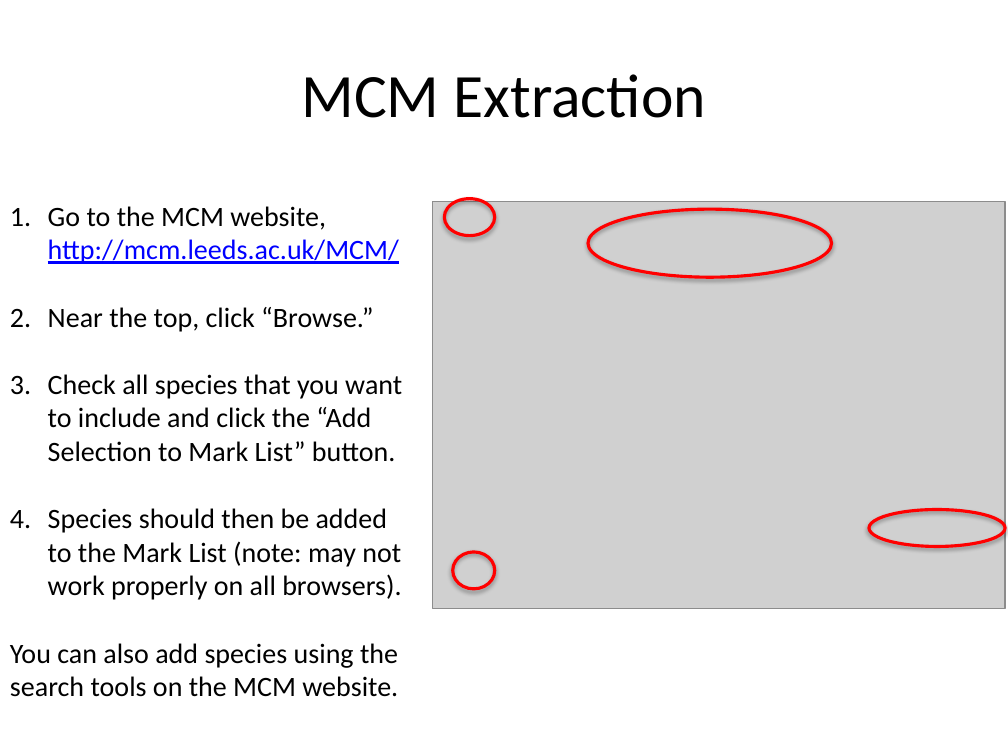
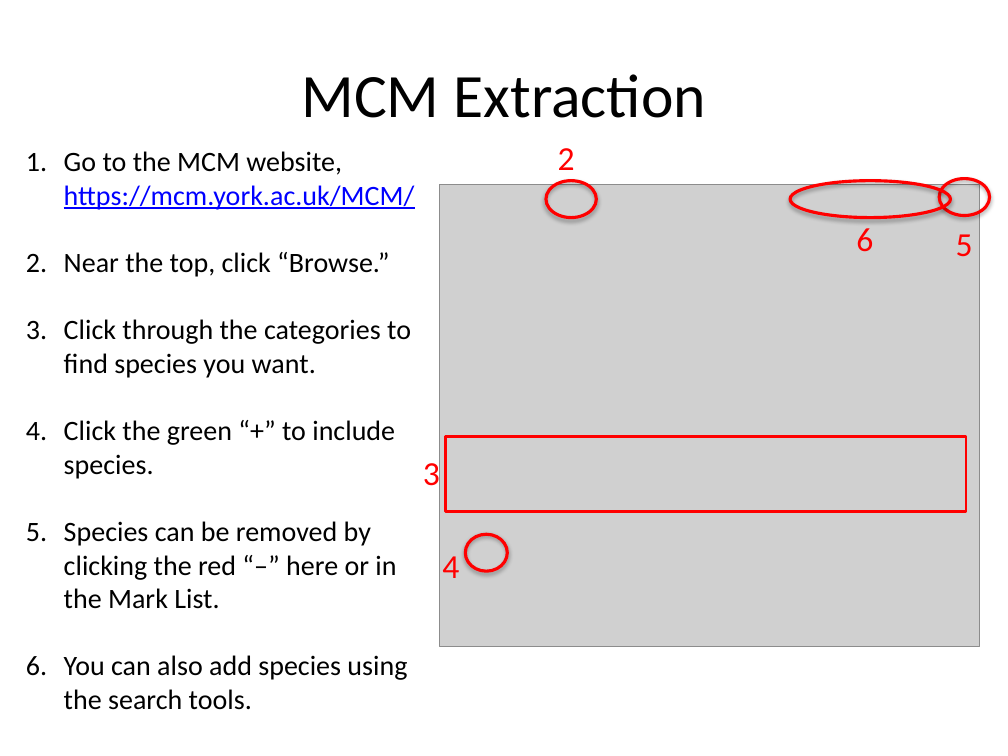
Before and after one commit to AirChem/F0AM, a slide deck: slide 11 of Docs/F0AM_GettingStarted.pptx. Drawn at 1008x756 pixels with LibreOffice and Linux fonts; fonts in the diff are those of the drawing; grey boxes stand for pictures. Boxes give left, top, right and bottom in pixels: in the first picture for what was removed or moved away, otherwise in the second. Text is boxed around its words. In the diff, an @@ line names an element or a change of style, - is before the commit and + after.

```diff
--- a/Docs/F0AM_GettingStarted.pptx
+++ b/Docs/F0AM_GettingStarted.pptx
@@ text "Go to the MCM website, ...": place and size @@
-text "Go to the MCM website, ..." at [10, 206, 402, 697]
+text "Go to the MCM website, ..." at [64, 151, 415, 710]
@@ text added at [558, 148, 575, 170], 24 pt, text #FF0000 @@
+2
@@ text at [64, 151, 415, 210]: text changed @@
-1. Go to the MCM website, http://mcm.leeds.ac.uk/MCM/
+1. Go to the MCM website, https://mcm.york.ac.uk/MCM/
@@ ellipse: place and size @@
-ellipse at [445, 199, 495, 236]
+ellipse at [939, 178, 990, 216]
@@ picture: place and size @@
-picture at [432, 202, 1005, 608]
+picture at [439, 184, 980, 646]
@@ ellipse: place and size @@
-ellipse at [453, 552, 495, 590]
+ellipse at [546, 180, 597, 218]
@@ ellipse removed at [588, 209, 832, 277] @@
@@ ellipse added at [790, 180, 951, 218], outline #FF0000 2.25 pt @@
@@ text added at [856, 228, 873, 252], 24 pt, text #FF0000 @@
+6
@@ text added at [956, 234, 973, 256], 24 pt, text #FF0000 @@
+5
@@ text at [64, 319, 411, 710]: text changed @@
-3. Check all species that you want to include and click the “Add Selection to Mark List” button.
-4. Species should then be added to the Mark List (note: may not work properly on all browsers).
-You can also add species using the search tools on the MCM website.
+3. Click through the categories to find species you want.
+4. Click the green “+” to include species.
+5. Species can be removed by clicking the red “–” here or in the Mark List.
+6. You can also add species using the search tools.
@@ rectangle added at [446, 436, 967, 511], outline #FF0000 2 pt @@
@@ text added at [423, 457, 440, 493], 24 pt, text #FF0000 @@
+3
@@ ellipse: place and size @@
-ellipse at [869, 509, 1005, 546]
+ellipse at [466, 534, 508, 572]
@@ text added at [442, 556, 459, 578], 24 pt, text #FF0000 @@
+4
```
Also in this commit, not shown: 2 other slides changed, 5 other files.
